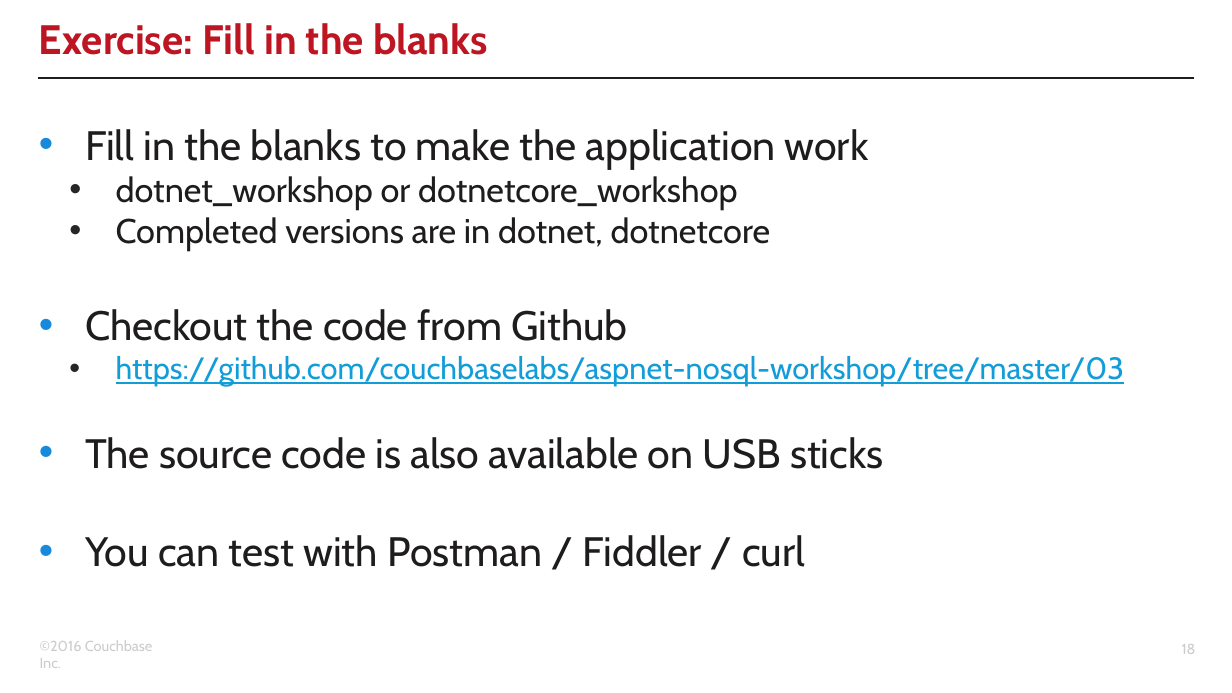
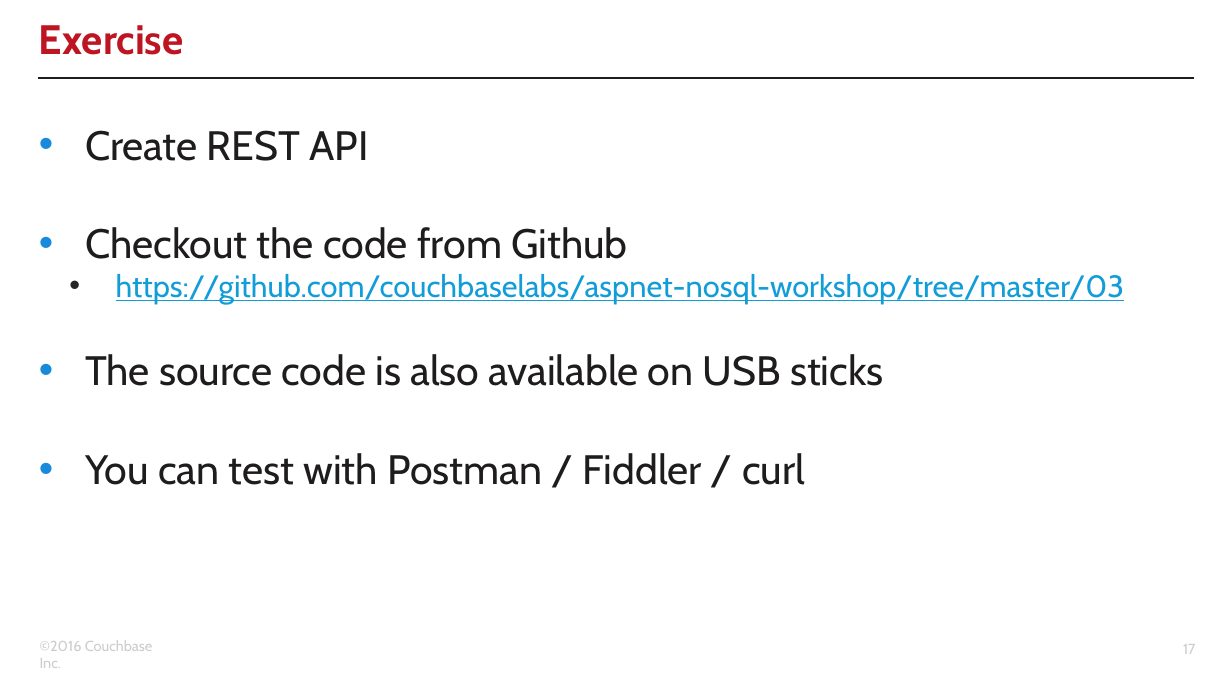
Before and after one commit to couchbaselabs/aspnet-nosql-workshop, a slide deck: slide 17 of 03/03.pptx (slide 18 before the commit). Drawn at 1232x693 pixels with LibreOffice and Linux fonts; fonts in the diff are those of the drawing; background and template pictures are left out. Boxes give left, top, right and bottom in pixels: in the first picture for what was removed or moved away, otherwise in the second. Text is boxed around its words. In the diff, an @@ line names an element or a change of style, - is before the commit and + after.

Commit message:
updated part 3 of workshop - updated couchbase sdk - dropped clusterhelper - updated core to use DI extension - updated slides, reprinted PDF

```diff
--- a/03/03.pptx
+++ b/03/03.pptx
@@ title at <box>39,25,183,55</box>: text changed @@
-Exercise: Fill in the blanks
+Exercise
@@ text at <box>85,130,368,161</box>: text changed; size 20 to 24 pt @@
-• Fill in the blanks to make the application work
-  • dotnet_workshop or dotnetcore_workshop
-  • Completed versions are in dotnet, dotnetcore
+• Create REST API
@@ page number at <box>1183,644,1195,654</box>: text changed @@
-18
+17
```
Also in this commit, not shown: 1 slide added, 4 slides removed, 10 other files.
